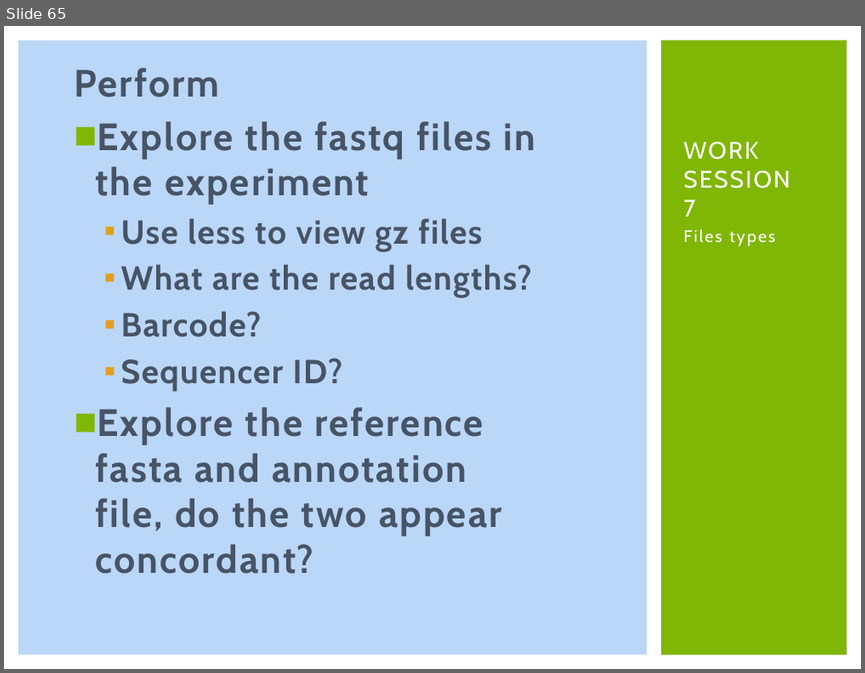
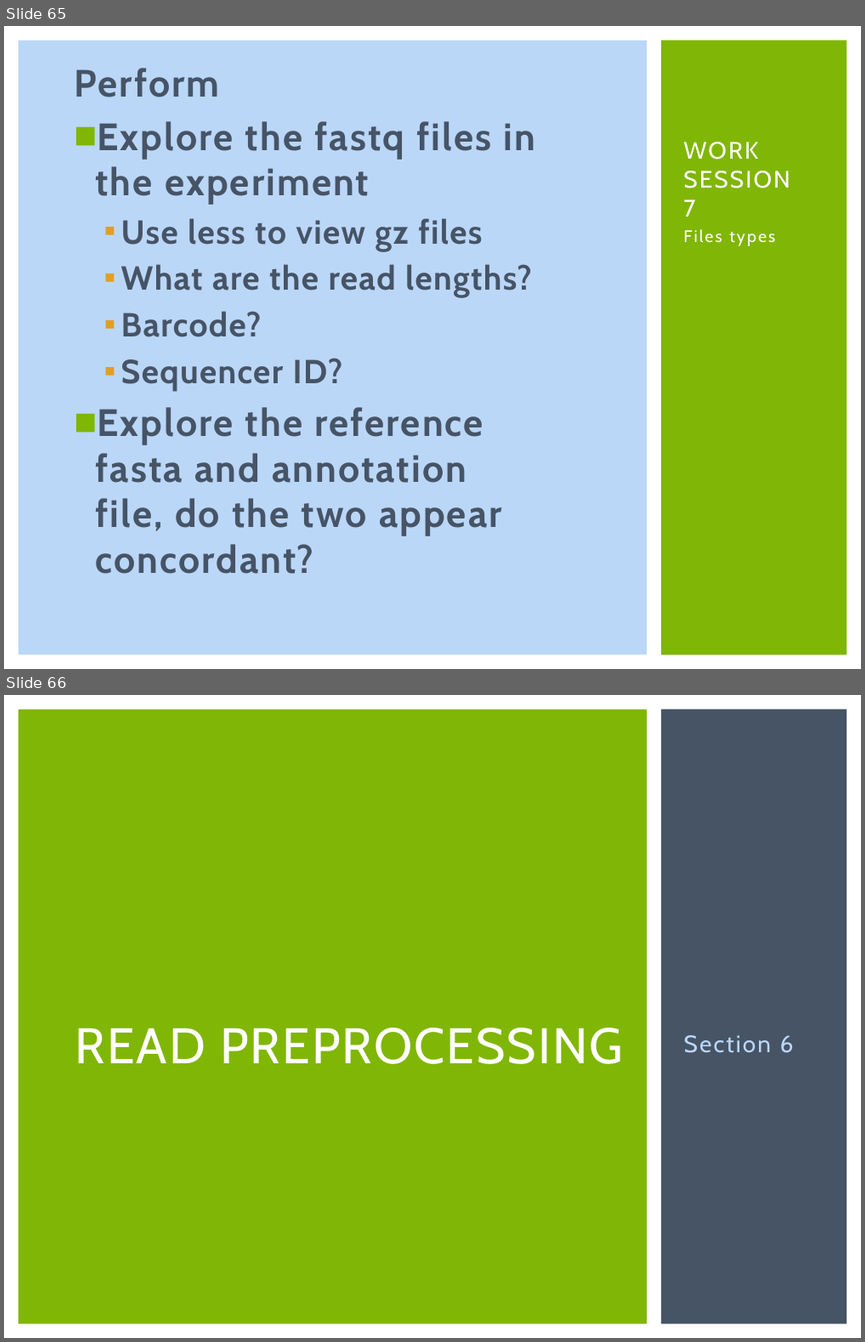
Before and after one commit to msettles/Workshop_RNAseq, a slide deck: powerpoints/RNA-seq-Piracicaba2015.pptx. Shown one above the other, each under a label of ours: slide 65 before the commit, slides 65 and 66 after it. The pictures are 865x673 and 865x1342 pixels, drawn with LibreOffice and Linux fonts; fonts in the diff are those of the drawing. Boxes give left, top, right and bottom in pixels: in the first picture for what was removed or moved away, otherwise in the second. Text is boxed around its words. In the diff, an @@ line names an element or a change of style, - is before the commit and + after.

```diff
--- a/powerpoints/RNA-seq-Piracicaba2015.pptx
+++ b/powerpoints/RNA-seq-Piracicaba2015.pptx
@@ slide 66 added at (x1=4, y1=695, x2=861, y2=1338), background #FFFFFF @@
@@ rectangle added at (x1=18, y1=709, x2=647, y2=1324), fill #80B606 @@
@@ rectangle added at (x1=661, y1=709, x2=847, y2=1324), fill #465466 @@
@@ title added at (x1=75, y1=1027, x2=623, y2=1064), 42 pt, text #FFFFFF @@
+READ PREPROCESSING
@@ text added at (x1=684, y1=1035, x2=794, y2=1053), 20 pt, text #BBD7F8 @@
+Section 6
```
Also in this commit, not shown: 31 other slides added, 6 other files.
